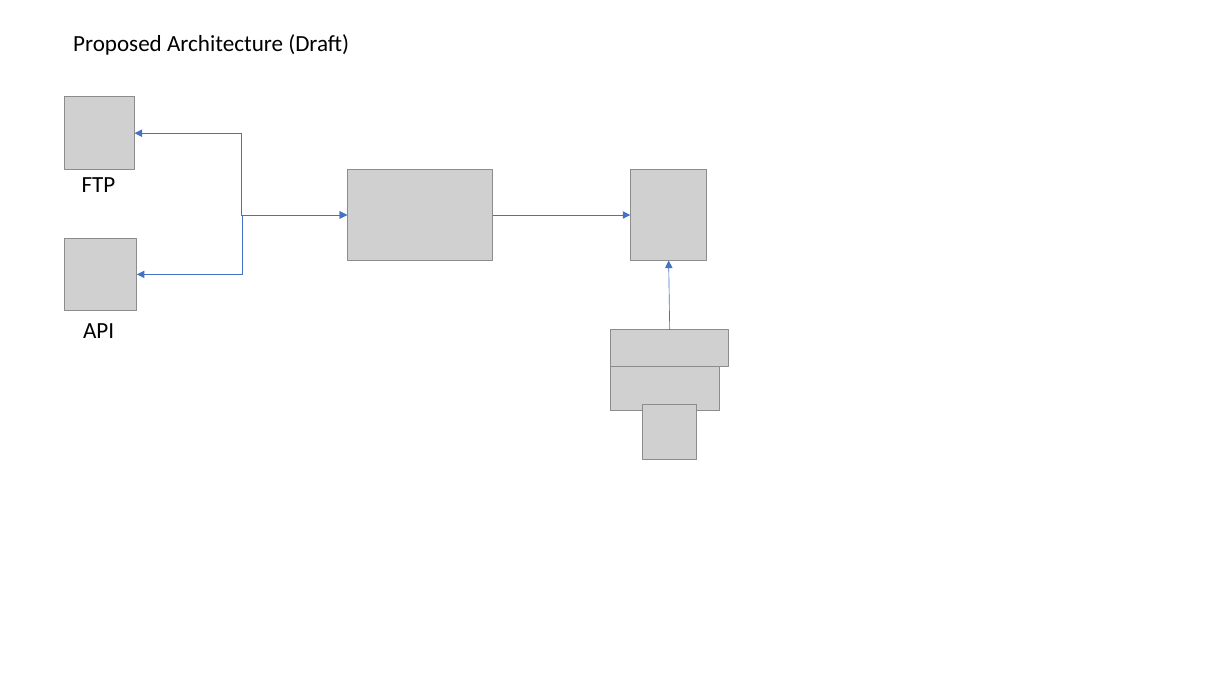
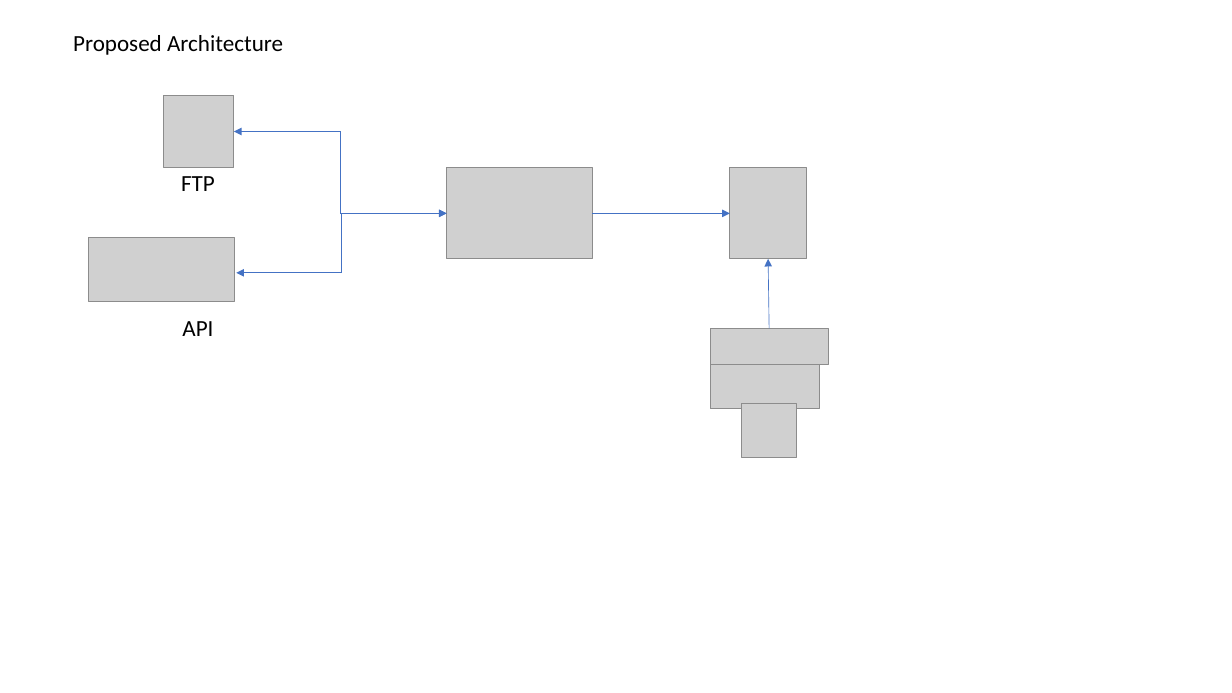
Before and after one commit to minsun-ss/argo_ocean_data_analysis, a slide deck: slide 1 of Architecture.pptx. Drawn at 1232x693 pixels with LibreOffice and Linux fonts; fonts in the diff are those of the drawing; grey boxes stand for pictures. Boxes give left, top, right and bottom in pixels: in the first picture for what was removed or moved away, otherwise in the second. Text is boxed around its words. In the diff, an @@ line names an element or a change of style, - is before the commit and + after.

```diff
--- a/Architecture.pptx
+++ b/Architecture.pptx
@@ text at (73,35,283,55): text changed @@
-Proposed Architecture (Draft)
+Proposed Architecture
@@ picture removed at (64,238,137,311) @@
@@ picture added at (89,238,234,301) @@
@@ 6 pictures, 2 texts, 2 elbow double arrows, 2 arrows: place and size @@
-6 pictures, 2 texts, 2 elbow double arrows, 2 arrows at (64,97,729,459)
+6 pictures, 2 texts, 2 elbow double arrows, 2 arrows at (164,95,829,457)
```
Also in this commit, not shown: 1 other file.
